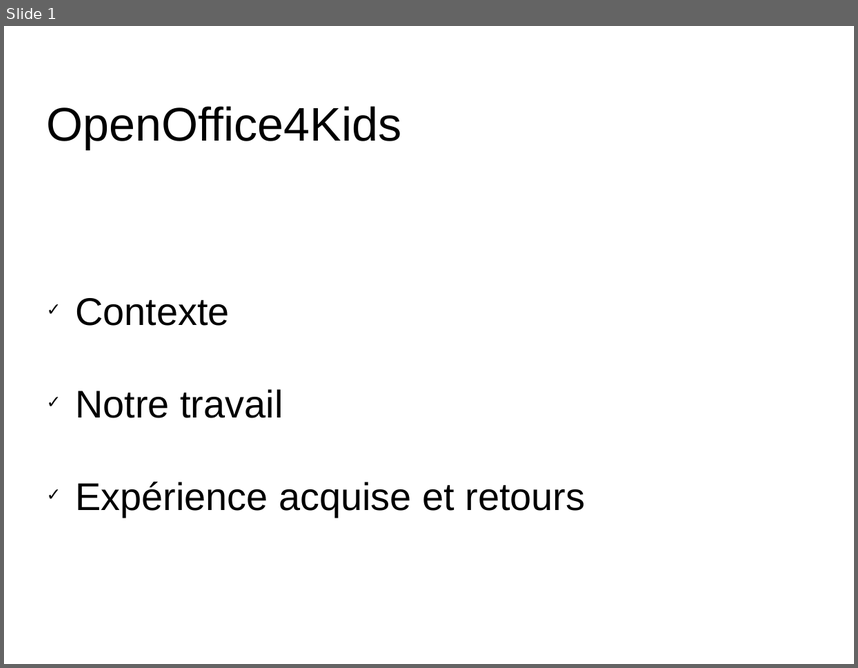
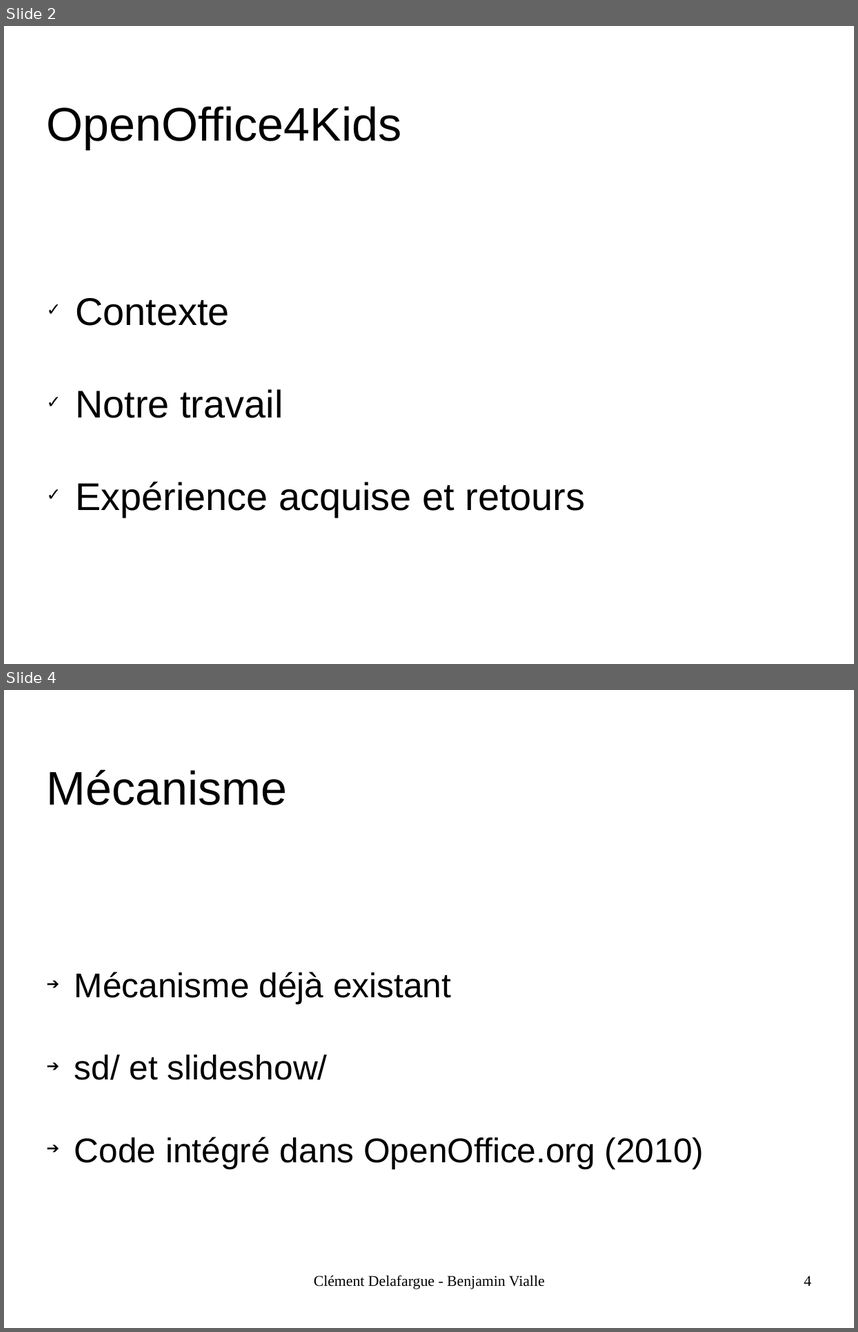
Before and after one commit to divarvel/PAPPL-OOo4Kids-Documents, a slide deck: SOUTENANCE/OOo4Kids.odp. Shown one above the other, each under a label of ours: slide 1 before the commit, slides 2 and 4 after it; the slides between them are not shown. The pictures are 858x668 and 858x1332 pixels, drawn with LibreOffice and Linux fonts; fonts in the diff are those of the drawing; background and template pictures are left out. Boxes give left, top, right and bottom in pixels: in the first picture for what was removed or moved away, otherwise in the second. Text is boxed around its words. In the diff, an @@ line names an element or a change of style, - is before the commit and + after.

```diff
--- a/SOUTENANCE/OOo4Kids.odp
+++ b/SOUTENANCE/OOo4Kids.odp
@@ slide 4 added at (4,690,854,1328), background picture (left out) @@
@@ title added at (47,769,288,805), 44 pt, text #000000 @@
+Mécanisme
@@ subtitle added at (74,972,704,1168), 32 pt, text #000000 @@
+➔ Mécanisme déjà existant
+➔ sd/ et slideshow/
+➔ Code intégré dans OpenOffice.org (2010)
@@ text added at (314,1274,545,1289), 14 pt, text #000000 @@
+Clément Delafargue - Benjamin Vialle
@@ page number added at (804,1275,811,1285), 14 pt, text #000000 @@
+4
@@ what was slide 1 is now slide 2 @@
```
Also in this commit, not shown: 1 slide changed, 10 other slides added, 7 slides removed.
